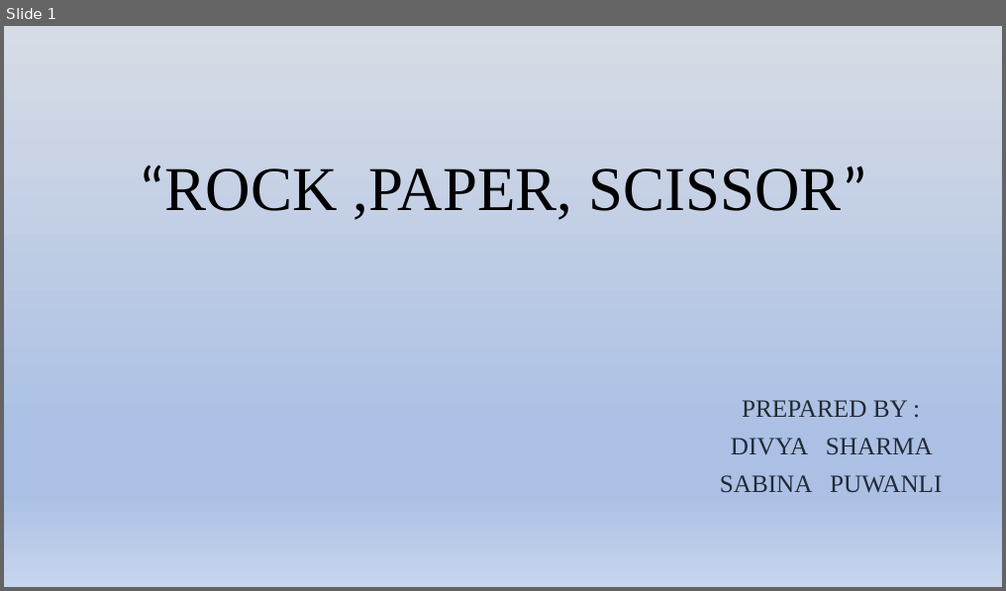
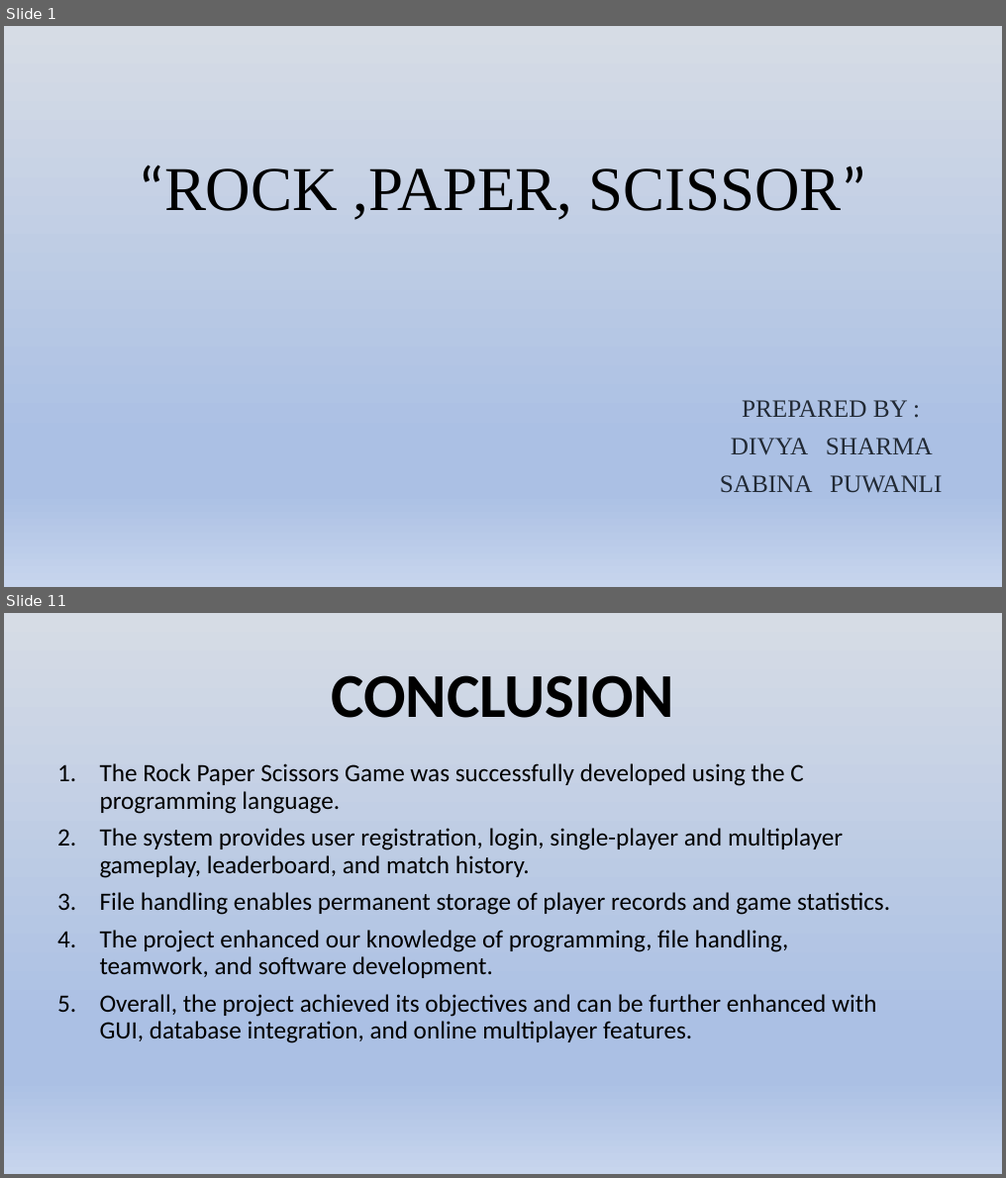
Before and after one commit to Bachelor-Of-Computer-Application/project-sd, a slide deck: 2nd sem final presentation.pptx. Shown one above the other, each under a label of ours: slide 1 before the commit, slides 1 and 11 after it; the slides between them are not shown. The pictures are 1006x591 and 1006x1178 pixels, drawn with LibreOffice and Linux fonts; fonts in the diff are those of the drawing. Boxes give left, top, right and bottom in pixels: in the first picture for what was removed or moved away, otherwise in the second. Text is boxed around its words. In the diff, an @@ line names an element or a change of style, - is before the commit and + after.

```diff
--- a/2nd sem final presentation.pptx
+++ b/2nd sem final presentation.pptx
@@ slide 11 added at bbox=[4, 613, 1002, 1174], background gradient #D6DCE5 to #ABC0E4 to #C7D5ED @@
@@ title added at bbox=[331, 675, 674, 718], 60 pt, text #000000, bold @@
+CONCLUSION
@@ text added at bbox=[100, 763, 890, 1044], 24 pt, text #000000 @@
+1. The Rock Paper Scissors Game was successfully developed using the C programming language.
+2. The system provides user registration, login, single-player and multiplayer gameplay, leaderboard, and match history.
+3. File handling enables permanent storage of player records and game statistics.
+4. The project enhanced our knowledge of programming, file handling, teamwork, and software development.
+5. Overall, the project achieved its objectives and can be further enhanced with GUI, database integration, and online multiplayer features.
```
Also in this commit, not shown: 2 slides changed, 7 other slides added, 1 slide removed, 2 other files.
